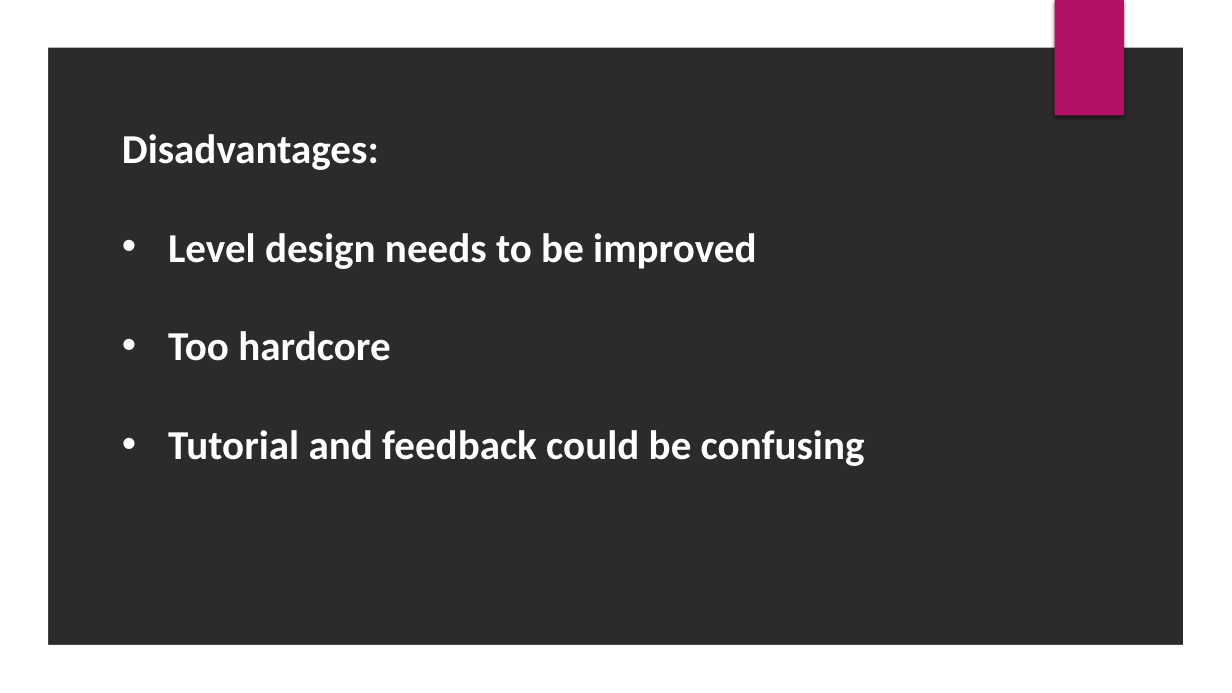
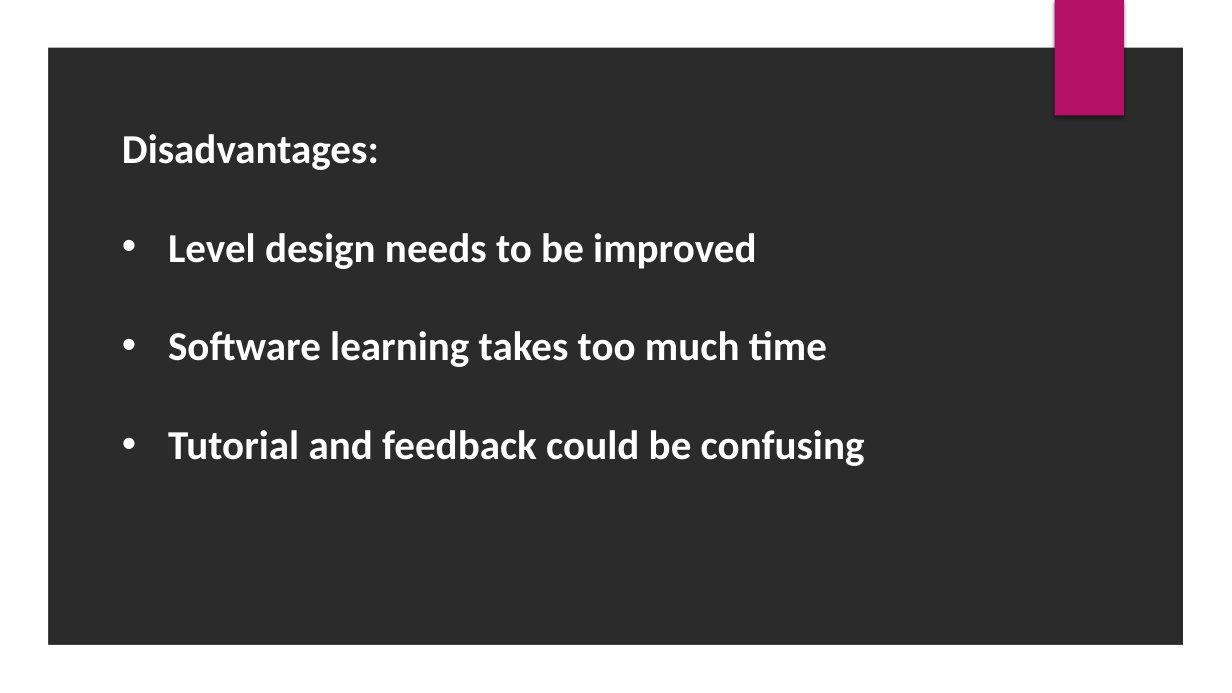
Before and after one commit to DarkPhantomEx/GeoDash, a slide deck: slide 3 of postmortem.pptx. Drawn at 1232x693 pixels with LibreOffice and Linux fonts; fonts in the diff are those of the drawing; background and template pictures are left out; a plain dark background stands for a picture behind light text. Boxes give left, top, right and bottom in pixels: in the first picture for what was removed or moved away, otherwise in the second. Text is boxed around its words. In the diff, an @@ line names an element or a change of style, - is before the commit and + after.

```diff
--- a/postmortem.pptx
+++ b/postmortem.pptx
@@ text at [168,331,827,367]: text changed @@
-• Too hardcore
+• Software learning takes too much time
```
Also in this commit, not shown: 2 other slides changed, 1 slide added, 1 slide removed.
